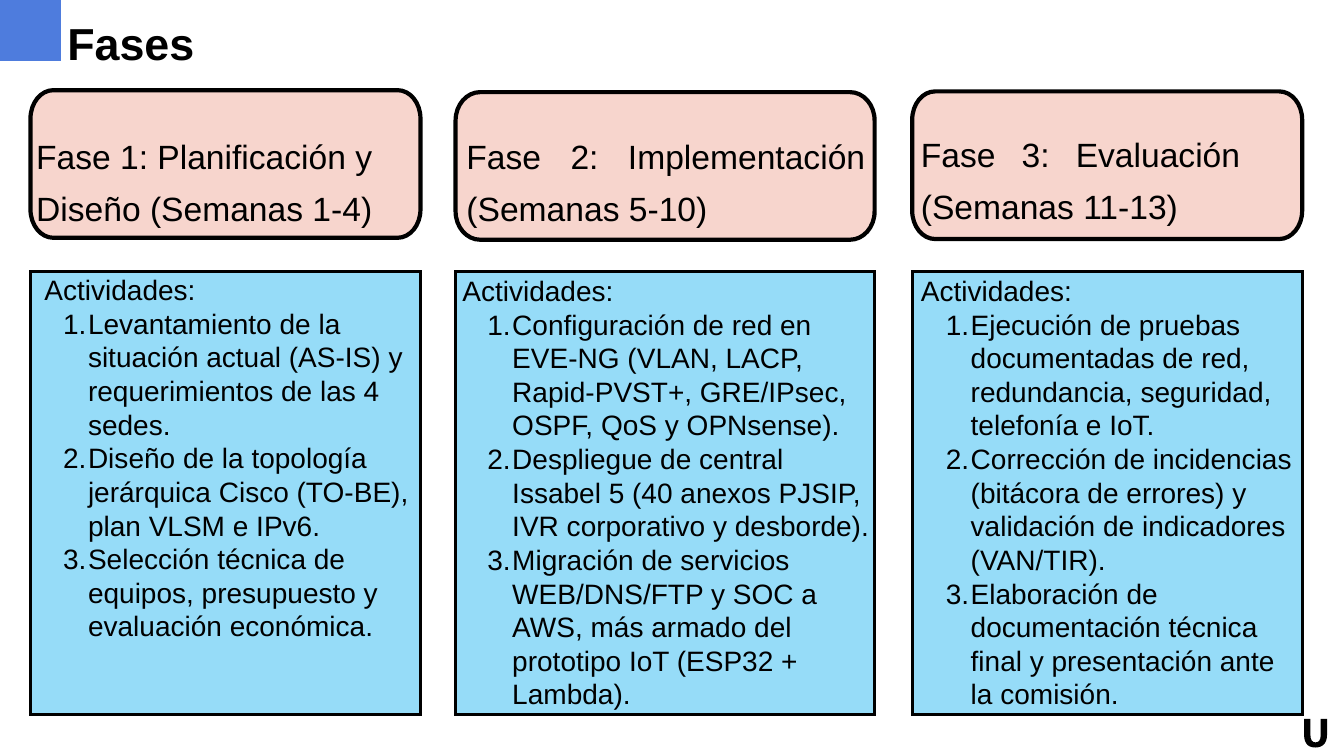
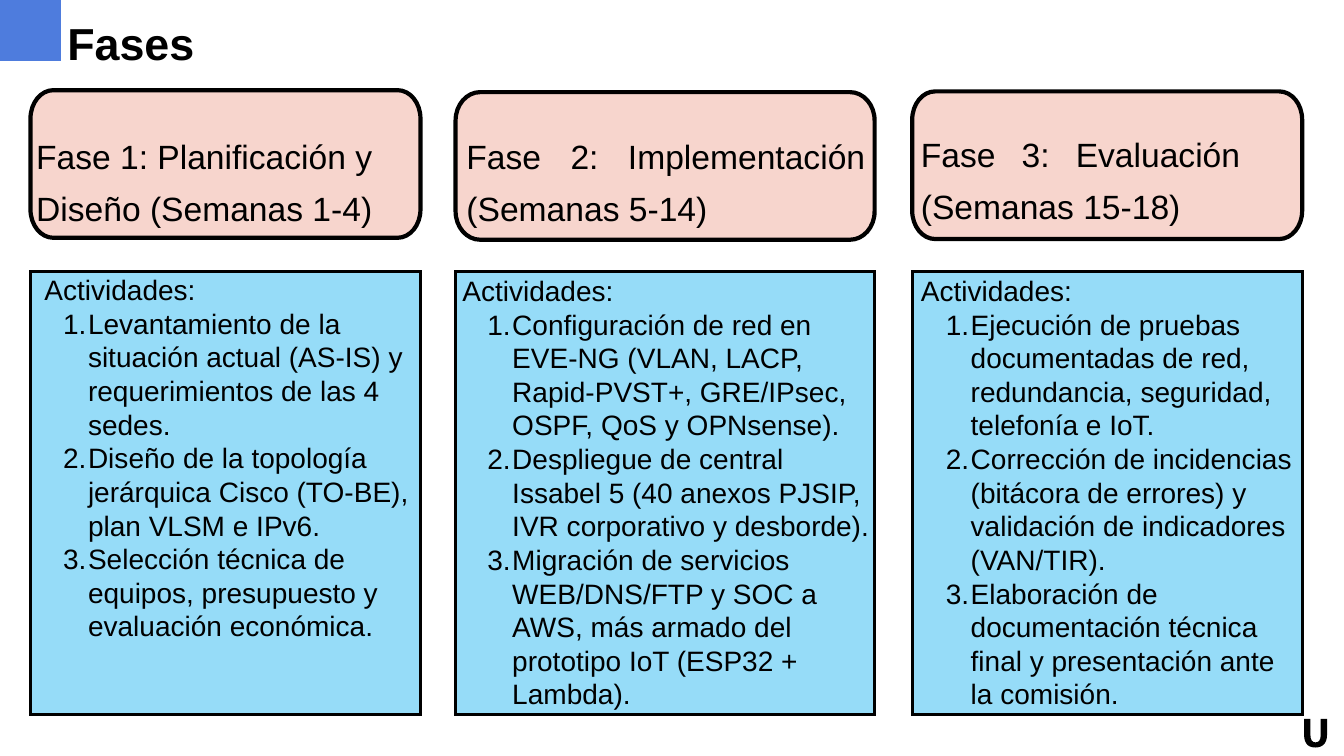
Before and after one commit to erickfranciscobasulto-bit/Proyecto-de-titulo, a slide deck: slide 14 of Presentacion_Final_Agroprodel.pptx. Drawn at 1344x756 pixels with LibreOffice and Linux fonts; fonts in the diff are those of the drawing; background and template pictures are left out. Boxes give left, top, right and bottom in pixels: in the first picture for what was removed or moved away, otherwise in the second. Text is boxed around its words. In the diff, an @@ line names an element or a change of style, - is before the commit and + after.

```diff
--- a/Presentacion_Final_Agroprodel.pptx
+++ b/Presentacion_Final_Agroprodel.pptx
@@ text at <box>466,144,865,228</box>: text changed @@
-Fase 2: Implementación (Semanas 5-10)
+Fase 2: Implementación (Semanas 5-14)
@@ text at <box>921,142,1240,226</box>: text changed @@
-Fase 3: Evaluación (Semanas 11-13)
+Fase 3: Evaluación (Semanas 15-18)
```
Also in this commit, not shown: 1 other slide changed.
